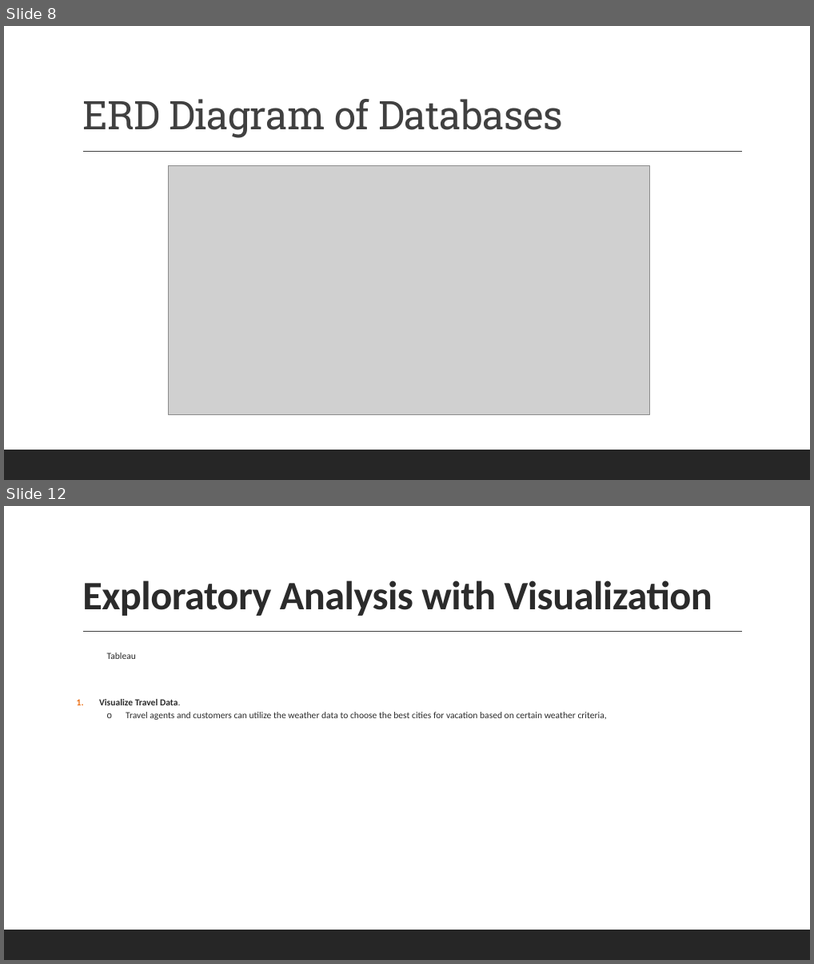
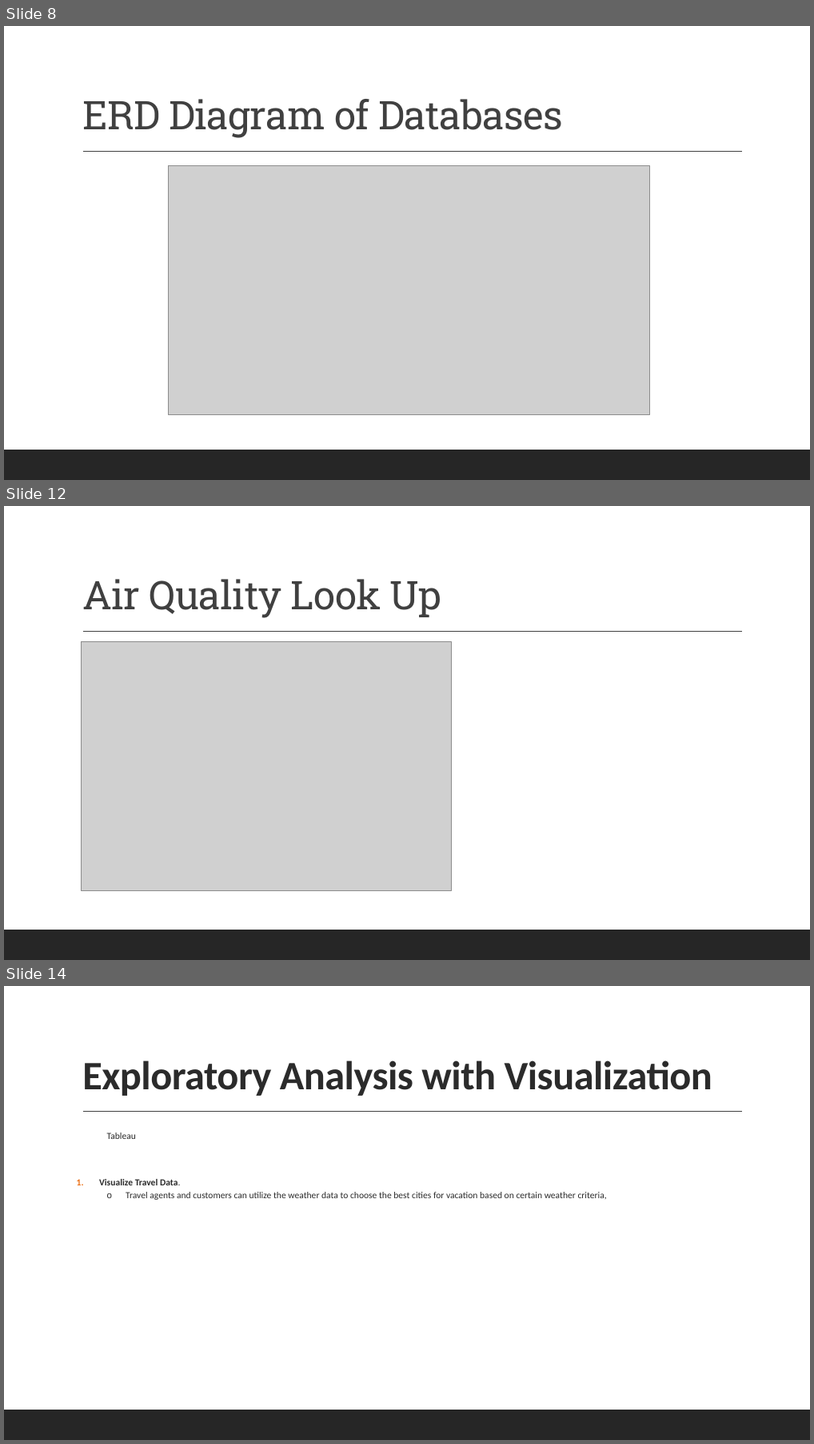
Before and after one commit to LouFoster/Group-C_FinalProject, a slide deck: C-Group v2.pptx. Shown one above the other, each under a label of ours: slides 8 and 12 before the commit, slides 8, 12 and 14 after it; the slides between them are not shown. The pictures are 814x964 and 814x1444 pixels, drawn with LibreOffice and Linux fonts; fonts in the diff are those of the drawing; grey boxes stand for pictures. Boxes give left, top, right and bottom in pixels: in the first picture for what was removed or moved away, otherwise in the second. Text is boxed around its words. In the diff, an @@ line names an element or a change of style, - is before the commit and + after.

```diff
--- a/C-Group v2.pptx
+++ b/C-Group v2.pptx
@@ slide 12 added at bbox=[4, 506, 810, 960], background #FFFFFF; not listed: 2 template elements that a slide beside it also shows @@
@@ title added at bbox=[82, 579, 442, 618], 47 pt, text #404040 @@
+Air Quality Look Up
@@ picture added at bbox=[82, 641, 452, 890] @@
@@ what was slide 12 is now slide 14 @@
```
Also in this commit, not shown: 1 slide changed, 3 other slides added, 2 slides removed.
